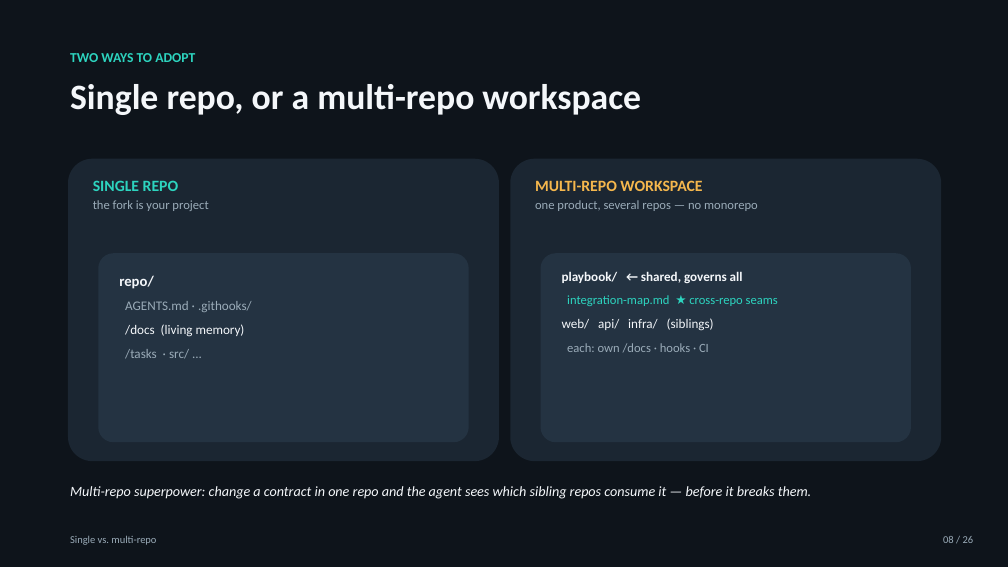
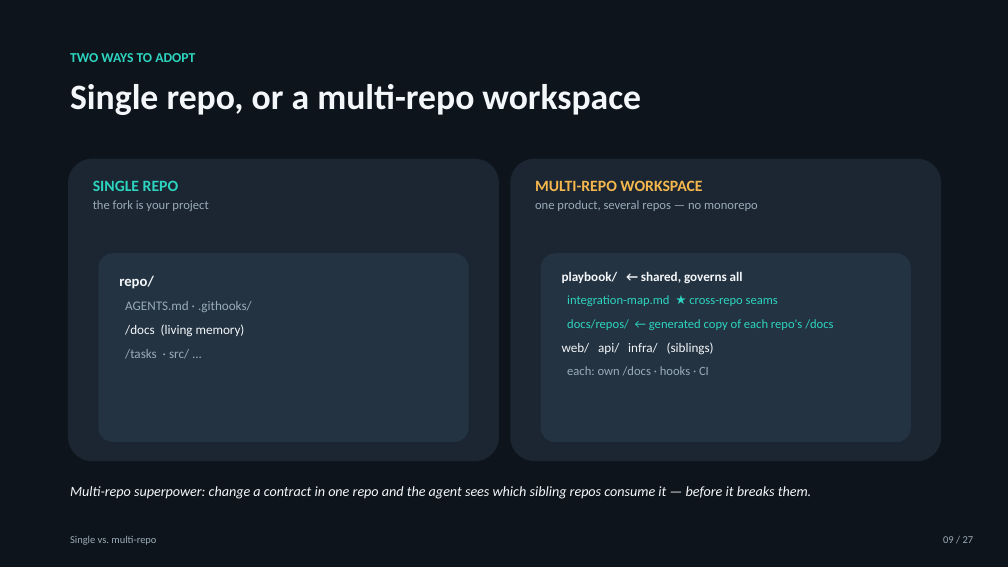
Before and after one commit to drewcurley/agentic-playbook, a slide deck: slide 9 of Agentic-Starter-Overview.pptx (slide 8 before the commit). Drawn at 1008x567 pixels with LibreOffice and Linux fonts; fonts in the diff are those of the drawing. Boxes give left, top, right and bottom in pixels: in the first picture for what was removed or moved away, otherwise in the second. Text is boxed around its words. In the diff, an @@ line names an element or a change of style, - is before the commit and + after.

```diff
--- a/Agentic-Starter-Overview.pptx
+++ b/Agentic-Starter-Overview.pptx
@@ text at (567,319,833,330): paragraph added @@
+docs/repos/ ← generated copy of each repo's /docs
@@ text at (943,536,974,543): text changed @@
-08 / 26
+09 / 27
```
Also in this commit, not shown: 22 other slides changed, 1 slide added, 9 other files.
